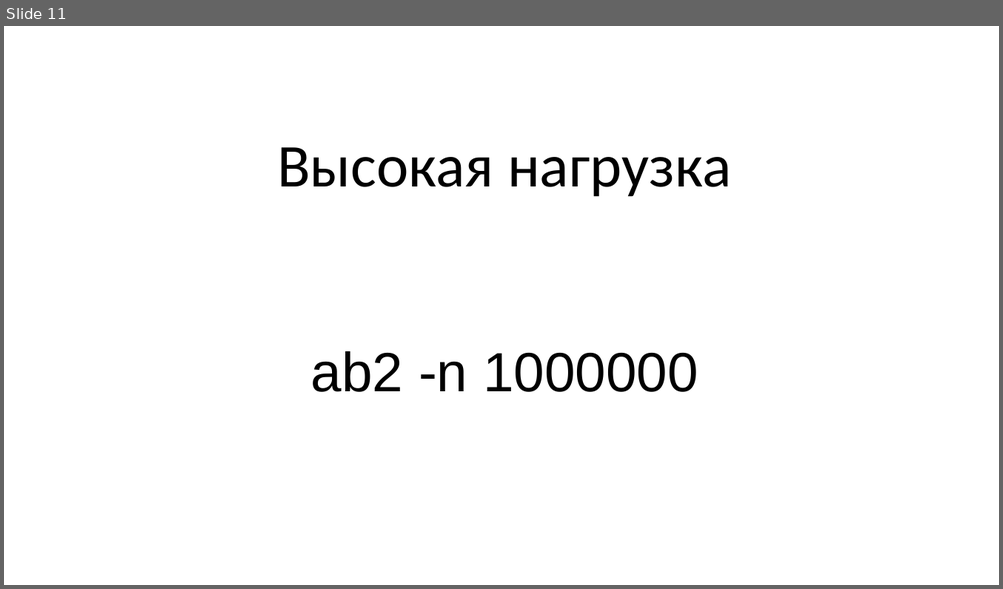
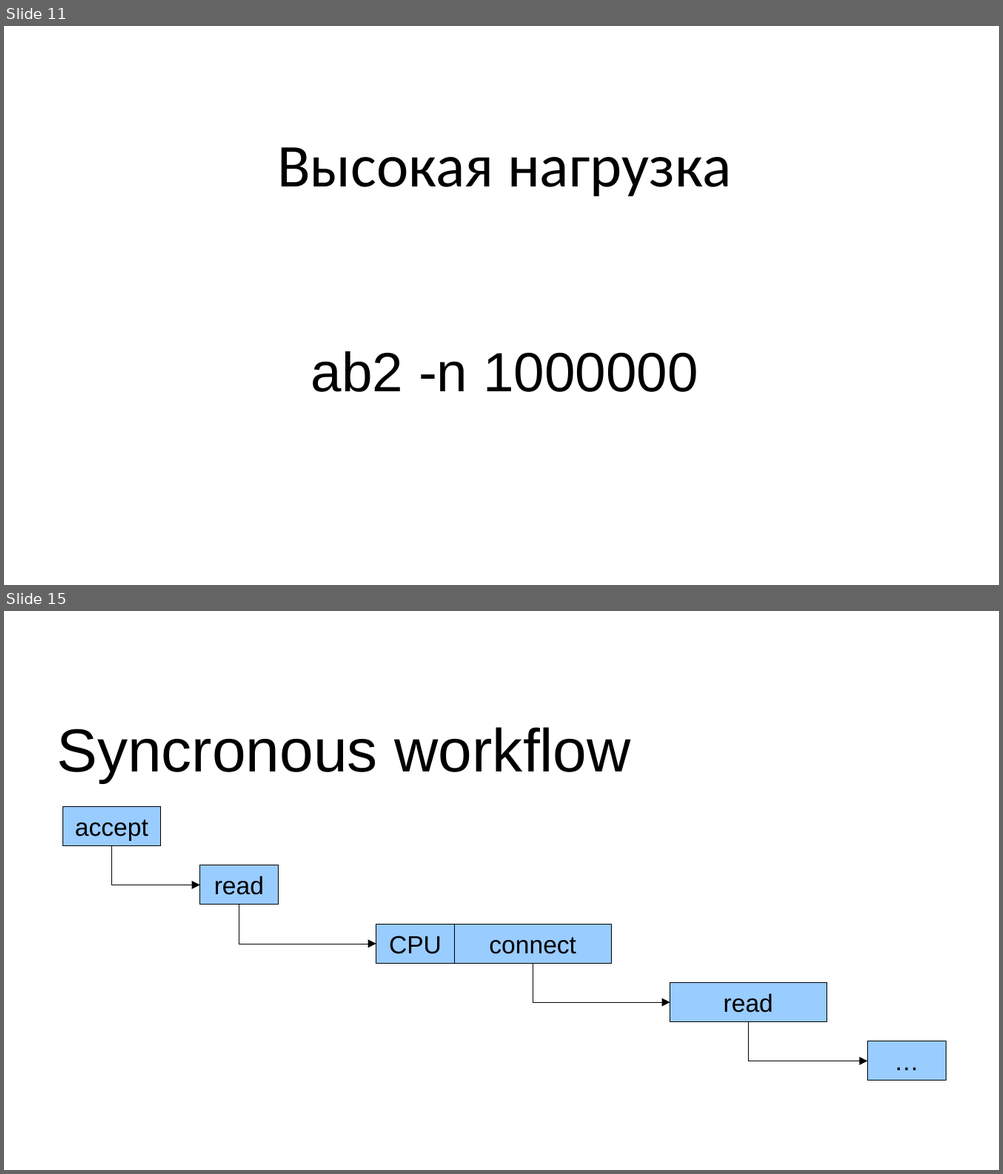
Before and after one commit to Mons/perl-ex, a slide deck: drafts/AE-Highload.odp. Shown one above the other, each under a label of ours: slide 11 before the commit, slides 11 and 15 after it; the slides between them are not shown. The pictures are 1003x589 and 1003x1174 pixels, drawn with LibreOffice and Linux fonts; fonts in the diff are those of the drawing; background and template pictures are left out. Boxes give left, top, right and bottom in pixels: in the first picture for what was removed or moved away, otherwise in the second. Text is boxed around its words. In the diff, an @@ line names an element or a change of style, - is before the commit and + after.

```diff
--- a/drafts/AE-Highload.odp
+++ b/drafts/AE-Highload.odp
@@ slide 15 added at [4, 611, 999, 1170], background #FFFFFF @@
@@ title added at [57, 727, 631, 783], 44 pt, text #000000 @@
+Syncronous workflow
@@ rectangle added at [62, 807, 160, 846], fill #99CCFF, outline #000000 0 pt, 18 pt, text #000000 @@
+accept
@@ elbow arrow added from (111, 846) to (200, 886), #000000 0 pt @@
@@ rectangle added at [200, 866, 279, 904], fill #99CCFF, outline #000000 0 pt, 18 pt, text #000000 @@
+read
@@ elbow arrow added from (239, 904) to (376, 944), #000000 0 pt @@
@@ rectangle added at [376, 924, 455, 963], fill #99CCFF, outline #000000 0 pt, 18 pt, text #000000 @@
+CPU
@@ rectangle added at [455, 924, 611, 963], fill #99CCFF, outline #000000 0 pt, 18 pt, text #000000 @@
+connect
@@ elbow arrow added from (532, 963) to (669, 1003), #000000 0 pt @@
@@ rectangle added at [669, 983, 825, 1022], fill #99CCFF, outline #000000 0 pt, 18 pt, text #000000 @@
+read
@@ elbow arrow added from (748, 1022) to (868, 1062), #000000 0 pt @@
@@ rectangle added at [868, 1042, 946, 1080], fill #99CCFF, outline #000000 0 pt, 18 pt, text #000000 @@
+…
```
Also in this commit, not shown: 2 slides changed, 23 other slides added, 1 slide removed, 1 other file.
